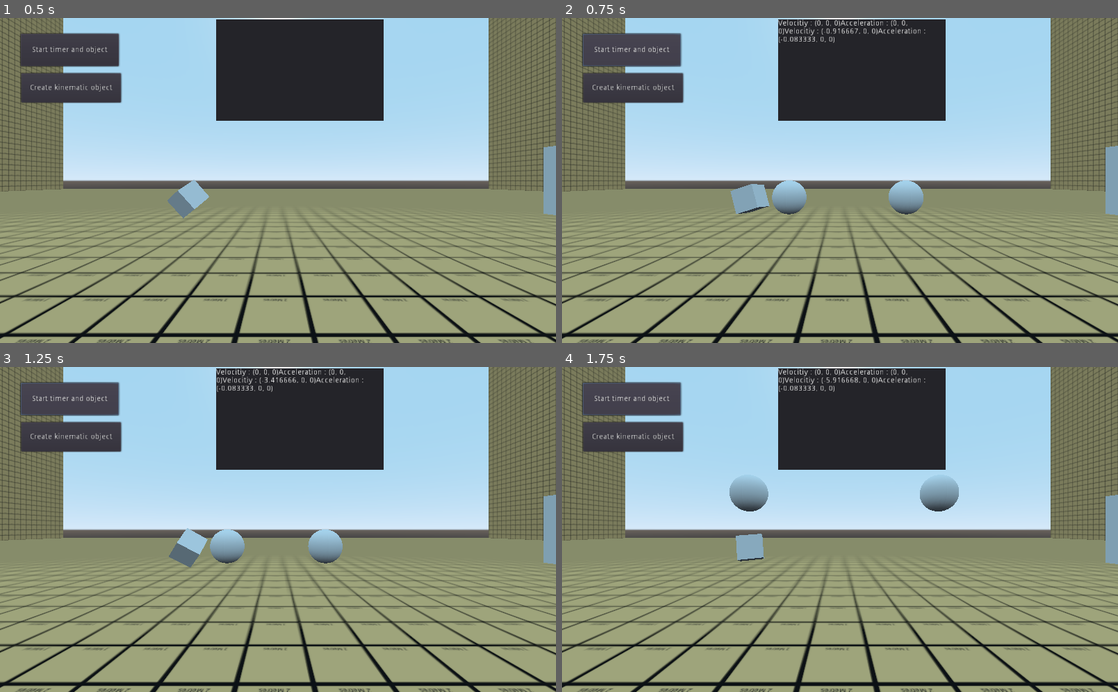
Above: before the commit, frames 1-4 (two rows, left to right).
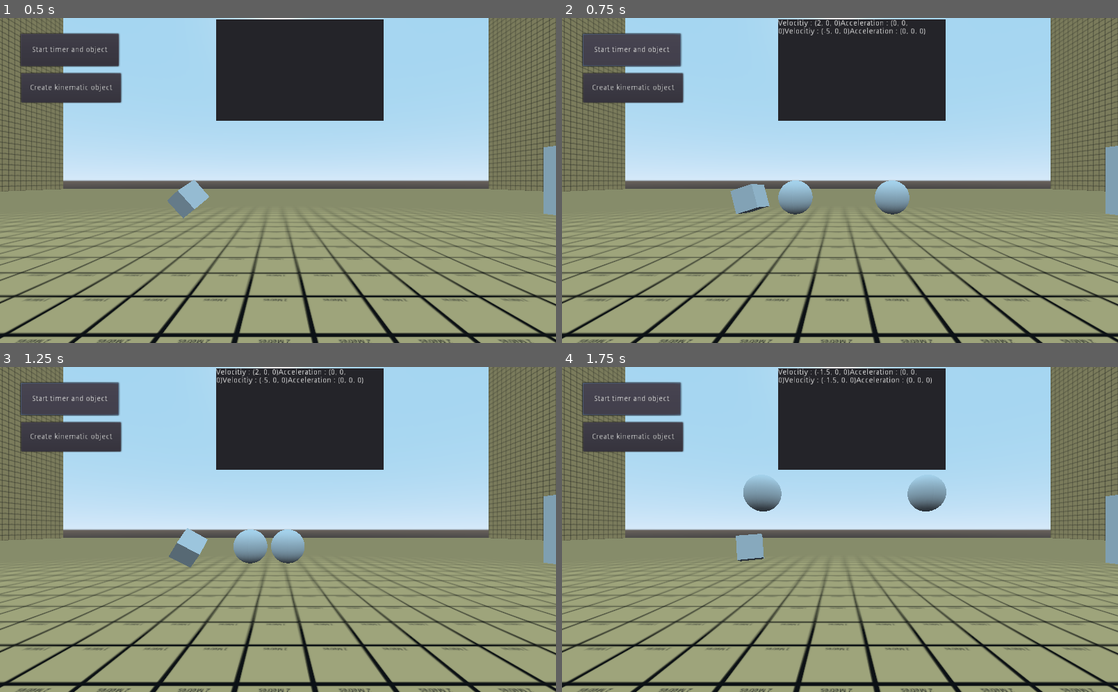
Above: after the commit, the same moments.

Repository: IvoMiricRibeiro/MaturaArbeit
Game: Godot game, scene res://test scene.tscn
Same seed, same stepped clock (60 frames per second), same inputs: the game is played once before the commit and once after it.
Inputs:
- Up to frame 1 (0.5 s): no input
- Up to frame 2 (0.75 s): click "Start timer and object" at 0.5 s
- Up to frame 3 (1.25 s): no input
- Up to frame 4 (1.75 s): click "Start timer and object" at 1.25 s

Frame 1 is identical in both runs. In frame 2, 1.0% of the frame differs, in the area x 37-66%, y 0-61%; in frame 3, 2.0%; in frame 4, 1.3%.

Commit message:
Forces and collisions commit

Diff:
--- a/Projects/BAVCS.gd
+++ b/Projects/BAVCS.gd
@@ -74,13 +74,13 @@
 func _on_Button_pressed():
 	cubeinstance.translate(Vector3(-2,3,1))
 	cubeinstance.IsElastic = false
-	cubeinstance.Velocity = Vector3(0,0,0)
+	cubeinstance.Velocity = Vector3(2,0,0)
 	add_child(cubeinstance)
 
 	cubeinstance2.translate(Vector3(5,3,1))
 	cubeinstance2.IsElastic = false
 	#cubeinstance2.Velocity = Vector3(-50,0,0)
-	cubeinstance2.Acceleration = (Vector3(-5,0,0)/60)
+	cubeinstance2.Velocity = Vector3(-5,0,0)
 	add_child(cubeinstance2)
 
 	#cubeinstance3.translate(Vector3(5,5,5))
--- a/Projects/Body.gd
+++ b/Projects/Body.gd
@@ -1,14 +1,11 @@
 extends KinematicBody
 
 var Mass = 1
-var Direction = Vector3()
 var Velocity = Vector3()
 var Acceleration = Vector3()
-#var Force = Acceleration*60*Mass*Direction
 
-var i = 0
 var OuterForces = [] #Exist even when there are no collisions, should theoretically be constant
-var InnerForces = [] #Basically outer forces from other objects, exist during collisions only and for calculation purposes only
+var InnerForce = Vector3() #Basically outer forces from other objects, exist during collisions only and for calculation purposes only
 var ResForce = Vector3() #Sum of all forces exerced onto the Kinematic Body
 
 var KineticEnergy = Vector3()
@@ -22,7 +19,6 @@
 var AgainstX = false
 var AgainstY = false
 var AgainstZ = false
-var TempVelocity = Vector3()
 
 
 onready var BAVC = get_parent()
@@ -39,38 +35,24 @@
 	StartPosition = self.get_translation()
 
 func _physics_process(delta):
-	print("X: ", AgainstX)
-	print("Y: ", AgainstY)
-	print("Y: ", AgainstZ)
-	#Velocity += Acceleration
-
-	BAVC.Accelarate(self)
-	Velocity = BAVCSDictionary[self][1]
-
 	for index in get_slide_count():
 		var collision = get_slide_collision(index)
 		#Collision against another Kinematic Body
 		if collision.collider is KinematicBody:
-			#CollidingWith = BAVCSDictionary[self][3]
-			#All stuff back
 			var ColIsElastic = collision.collider.IsElastic
-
 			#Code for full elastic collisions
 			if IsElastic == true and ColIsElastic == true:
 				BAVC.ElasticCollision(self,collision.collider)
-				Velocity = BAVCSDictionary[self][1]
-			#Code for full-non elastic collisions
+			#Code for full inelastic collisions
 			if IsElastic == false and ColIsElastic == false:
 				BAVC.NonElasticCollision(self, collision.collider)
-				Velocity = BAVCSDictionary[self][1]
+				OuterForces.append(collision.collider.Acceleration*60*Mass)
 				if collision.collider.AgainstX == true:
-					Velocity.x = 0
-					print("Whaat")
+					BAVCSDictionary[self][1].x = 0
 				if collision.collider.AgainstY == true:
-					Velocity.y = 0
+					BAVCSDictionary[self][1].y = 0
 				if collision.collider.AgainstZ == true:
-					Velocity.z = 0
-
+					BAVCSDictionary[self][1].z = 0
 
 		if collision.collider is StaticBody:
 			#Elastic collisions, again.
@@ -81,7 +63,7 @@
 					Velocity.y = -Velocity.y
 				if collision.collider.collision_layer == 3:
 					Velocity.z = -Velocity.z
-
+			#Inelastic collisions
 			if IsElastic == false:
 				if collision.collider.collision_layer == 1:
 					Velocity.x = 0
@@ -93,28 +75,25 @@
 					Velocity.z = 0
 					AgainstZ = true
 
-		#Forces
-		#var dist = self.get_translation()-collision.collider.get_translation()
-		#var newvec = collision.collider.ResForce
+	BAVC.Accelarate(self)
+	Velocity = BAVCSDictionary[self][1]
+	Acceleration = BAVCSDictionary[self][2]
+	#Forces
+	InnerForce = Acceleration*Mass*60
 
-	#print("OuterForces: ", OuterForces)
+	for i in OuterForces.size():
+		ResForce += OuterForces[i]
 
-	#OuterForces = BAVCSDictionary[self][4]
+	ResForce += InnerForce
+	BAVCSDictionary[self][3] = ResForce
 
-	while i < OuterForces.size():
-		ResForce += OuterForces[i]
-		i += 1
-	i = 0
-	#print("Res: ", ResForce)
-
-	while i < InnerForces.size():
-		ResForce += InnerForces[i]
-	i = 0
-
-
+	KineticEnergy = 0.5*Mass*Velocity*Velocity
+	print("Kin: ", KineticEnergy, " J")
 
 	move_and_slide(Velocity)
+	InnerForce = Vector3()
 	ResForce = Vector3()
+	OuterForces = []
 
 func _on_Timer_timeout():
 	print("It just works")
@@ -123,7 +102,6 @@
 	print("End Position: ", EndPosition)
 	print("Distance travelled:", EndPosition-StartPosition)
 
-
 #func _on_Cube_KeepVelocity(KeptVelocity):
 #	print("Signal sent")
 #	Velocity = KeptVelocity
